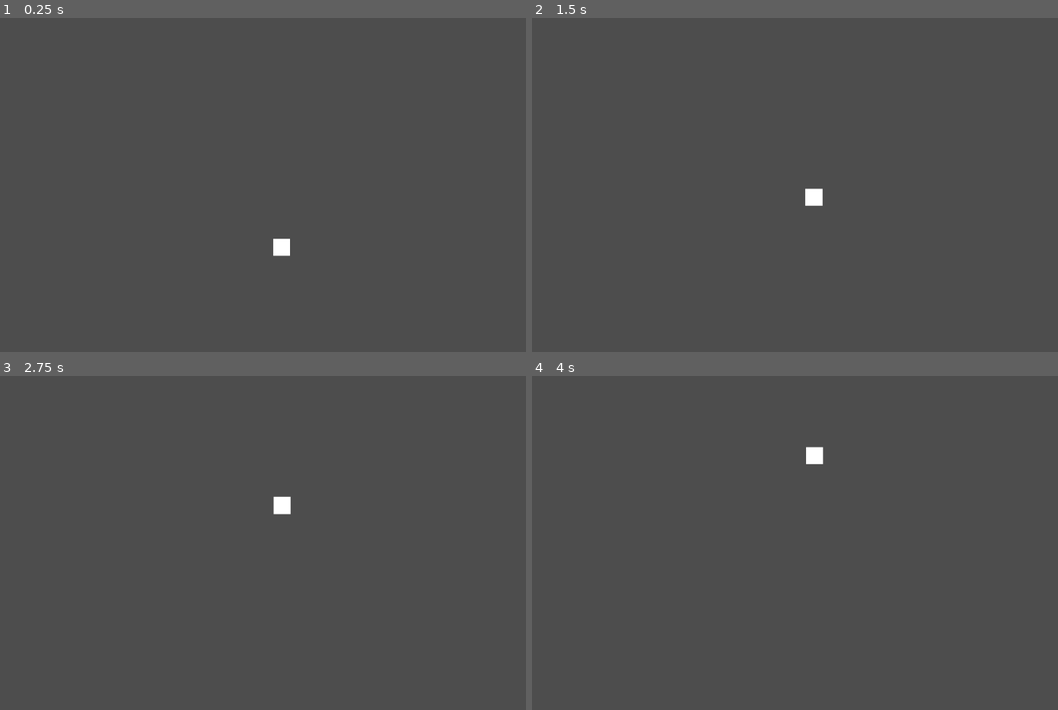
Above: before the commit, frames 1-4 (two rows, left to right).
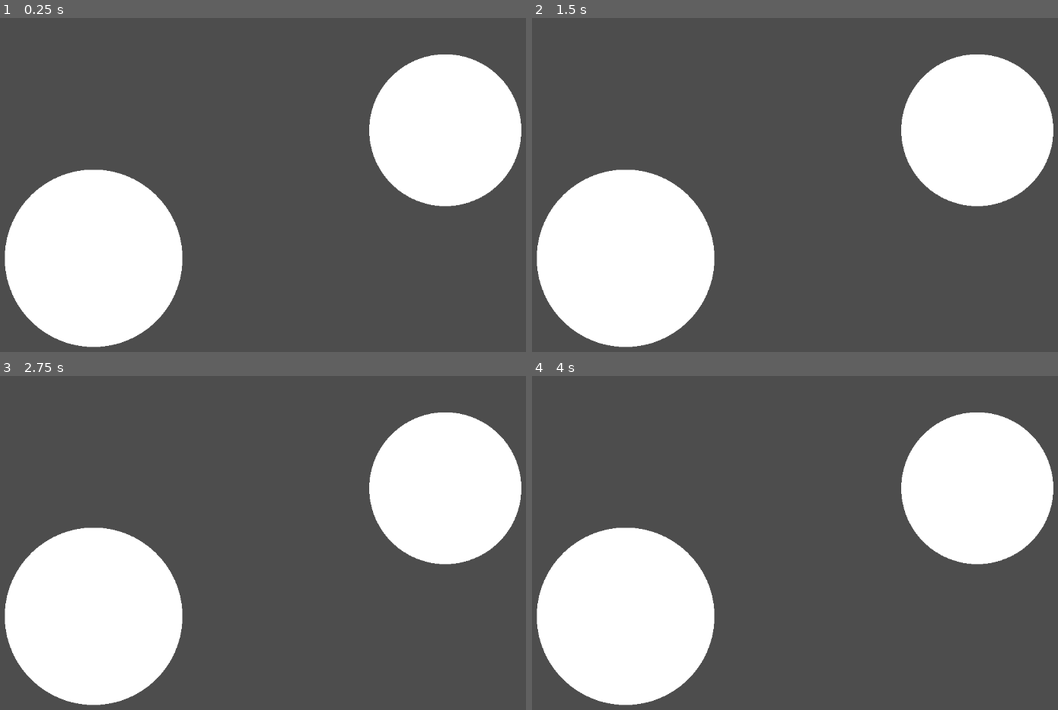
Above: after the commit, the same moments.

Repository: diclebahceli/Planet-War
Game: Godot game, scene res://scenes/game.tscn
The game is run twice, just before and just after one commit, with the same random seed, the same clock (stepped at 60 frames per second) and the same inputs.
Inputs (mouse positions are in pixels of both pictures, inside the frame that each line leads up to):
- Up to frame 1 (0.25 s): no input
- Up to frame 2 (1.5 s): move the mouse to (947, 171) at 0.52 s; click (947, 171) at 0.67 s; move the mouse to (689, 205) at 1.27 s; click (689, 205) at 1.42 s
- Up to frame 3 (2.75 s): move the mouse to (341, 472) at 2.02 s; click (341, 472) at 2.17 s
- Up to frame 4 (4 s): move the mouse to (784, 616) at 2.77 s; click (784, 616) at 2.92 s; move the mouse to (994, 596) at 3.52 s; click (994, 596) at 3.67 s

The runs differ from the first frame. In frame 1, 25% of the frame differs, in the area x 0-100%, y 10-99%; in frame 2, 25%; in frame 3, 25%; in frame 4, 25%.

Commit message:
feat: add the path logic

Diff:
--- a/scenes/game.tscn
+++ b/scenes/game.tscn
@@ -1,26 +1,20 @@
 [gd_scene load_steps=3 format=3 uid="uid://bcuj5inskcj4q"]
 
-[ext_resource type="PackedScene" uid="uid://bub2dra01dn2x" path="res://scenes/unit.tscn" id="1_uwrxv"]
-
-[sub_resource type="RectangleShape2D" id="RectangleShape2D_uwrxv"]
+[ext_resource type="PackedScene" uid="uid://bfob2il1be6cg" path="res://scenes/path.tscn" id="2_lnu2h"]
+[ext_resource type="PackedScene" uid="uid://ckxpbfgl3rd2h" path="res://scenes/planet.tscn" id="2_yqjtg"]
 
 [node name="Game" type="Node2D"]
-
-[node name="CharacterBody2D" parent="." node_paths=PackedStringArray("start_point", "end_point") instance=ExtResource("1_uwrxv")]
-start_point = NodePath("../Start")
-end_point = NodePath("../End")
-
-[node name="Start" type="Marker2D" parent="."]
-
-[node name="End" type="Marker2D" parent="."]
-position = Vector2(4, -497)
-scale = Vector2(15.479998, 1)
-
-[node name="Area2D" type="Area2D" parent="End"]
-
-[node name="CollisionShape2D" type="CollisionShape2D" parent="End/Area2D"]
-shape = SubResource("RectangleShape2D_uwrxv")
 
 [node name="Camera2D" type="Camera2D" parent="."]
 position = Vector2(-3, -257)
 zoom = Vector2(0.505, 0.505)
+
+[node name="Planet" parent="." instance=ExtResource("2_yqjtg")]
+position = Vector2(-704, 4.0000305)
+scale = Vector2(33.265907, 33.265907)
+
+[node name="Planet2" parent="." instance=ExtResource("2_yqjtg")]
+position = Vector2(615, -477.00006)
+scale = Vector2(28.48, 28.48)
+
+[node name="Path" parent="." instance=ExtResource("2_lnu2h")]
--- /dev/null
+++ b/scenes/planet.tscn
@@ -0,0 +1,27 @@
+[gd_scene load_steps=6 format=3 uid="uid://ckxpbfgl3rd2h"]
+
+[ext_resource type="Script" uid="uid://dqjufrn64fe26" path="res://scripts/planet.gd" id="1_cktii"]
+
+[sub_resource type="CircleShape2D" id="CircleShape2D_0k1rn"]
+
+[sub_resource type="SphereMesh" id="SphereMesh_cktii"]
+
+[sub_resource type="Gradient" id="Gradient_ggt7d"]
+offsets = PackedFloat32Array(1)
+colors = PackedColorArray(1, 1, 1, 1)
+
+[sub_resource type="GradientTexture1D" id="GradientTexture1D_0k1rn"]
+gradient = SubResource("Gradient_ggt7d")
+
+[node name="Planet" type="Area2D"]
+script = ExtResource("1_cktii")
+
+[node name="CollisionShape2D" type="CollisionShape2D" parent="."]
+shape = SubResource("CircleShape2D_0k1rn")
+
+[node name="ConnectionPoint" type="Marker2D" parent="."]
+
+[node name="MeshInstance2D" type="MeshInstance2D" parent="."]
+scale = Vector2(20.039999, 20.039999)
+mesh = SubResource("SphereMesh_cktii")
+texture = SubResource("GradientTexture1D_0k1rn")
--- a/scenes/unit.tscn
+++ b/scenes/unit.tscn
@@ -12,7 +12,7 @@
 [sub_resource type="RectangleShape2D" id="RectangleShape2D_gic7v"]
 size = Vector2(64, 64)
 
-[node name="CharacterBody2D" type="CharacterBody2D"]
+[node name="Unit" type="CharacterBody2D"]
 script = ExtResource("1_o7ajc")
 
 [node name="Sprite2D" type="Sprite2D" parent="."]
--- a/scripts/path.gd
+++ b/scripts/path.gd
@@ -14,14 +14,15 @@
 var state: PathState = PathState.IDLE
 
 
-func _input(event: InputEvent) -> void:
+func _unhandled_input(event: InputEvent) -> void:
 	if event is InputEventMouseButton:
 		var mouse_event: InputEventMouseButton = event
 		if mouse_event.button_index == MOUSE_BUTTON_LEFT:
+			var mouse_pos: Vector2 = get_global_mouse_position()
 			if mouse_event.pressed:
-				_on_mouse_pressed(mouse_event.position)
+				_on_mouse_pressed(mouse_pos)
 			else:
-				_on_mouse_released(mouse_event.position)
+				_on_mouse_released(mouse_pos)
 
 
 func _process(_delta: float) -> void:
@@ -84,7 +85,9 @@
 
 
 func _add_point(point: Vector2) -> void:
+
 	current_points.append(point)
+	print(current_points)
 	line_2d.add_point(point)
 	path_2d.curve.add_point(point)
 
@@ -97,10 +100,9 @@
 	query.collide_with_areas = true
 
 	var results: Array[Dictionary] = space_state.intersect_point(query)
-
 	for result: Dictionary in results:
 		var collider: Node2D = result["collider"]
-		if collider is Area2D and collider.is_in_group("planet"):
+		if collider is Planet:
 			return collider
 
 	return null
--- /dev/null
+++ b/scripts/planet.gd
@@ -0,0 +1,11 @@
+extends Area2D
+class_name Planet
+
+@export var planet_id: int = 0
+
+func _ready() -> void:
+	print("Planet ready:", self)
+
+func get_connection_position() -> Vector2:
+	var marker: Marker2D = $ConnectionPoint
+	return marker.global_position
Not shown, added: scripts/planet.gd.uid
